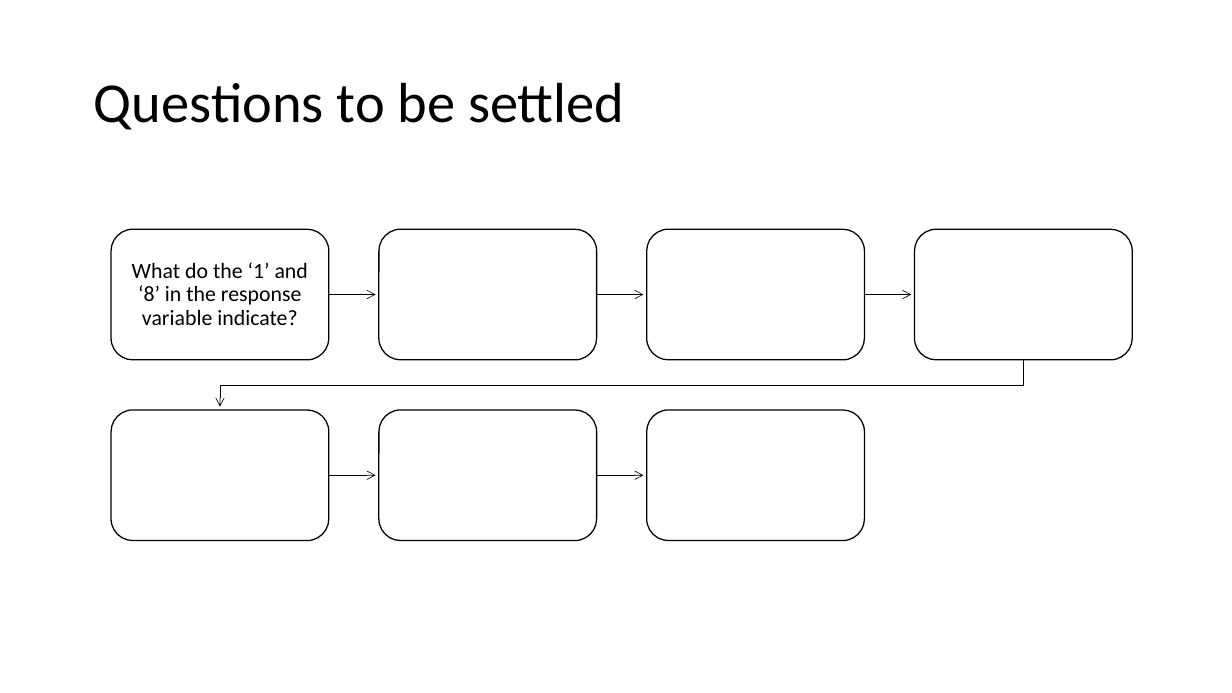
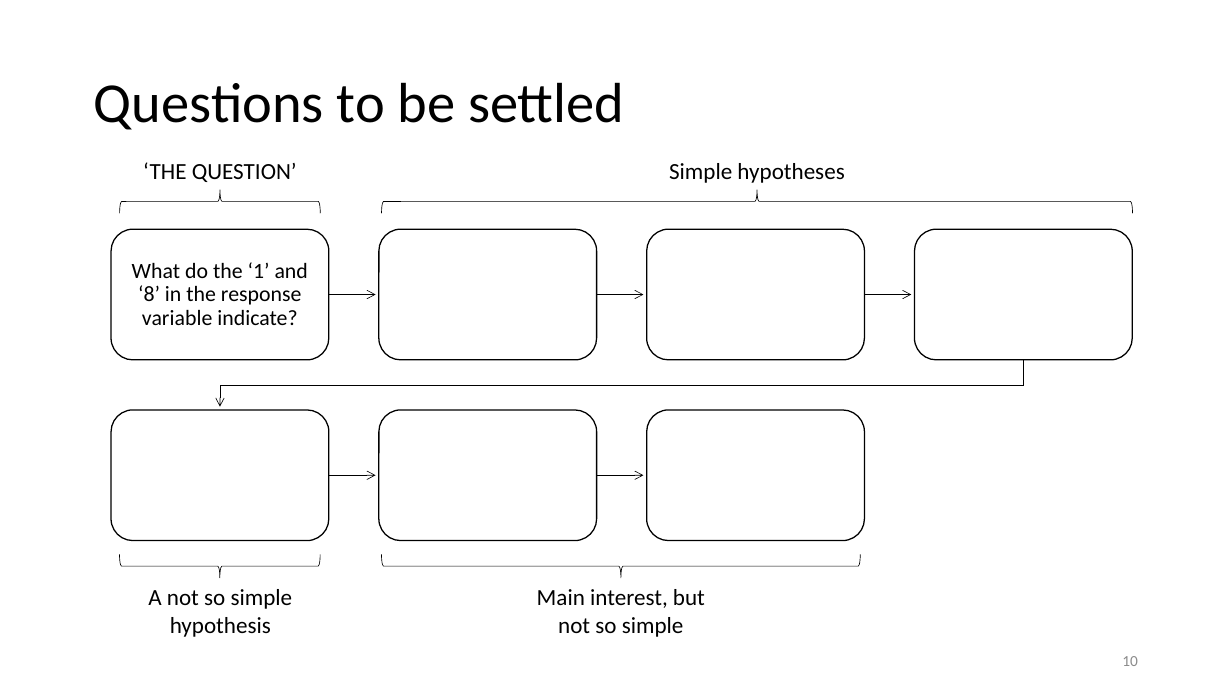
Before and after one commit to m2ng/hangseng-case, a slide deck: slide 10 of slides/hangseng_interview.pptx (slide 9 before the commit). Drawn at 1232x693 pixels with LibreOffice and Linux fonts; fonts in the diff are those of the drawing. Boxes give left, top, right and bottom in pixels: in the first picture for what was removed or moved away, otherwise in the second. Text is boxed around its words. In the diff, an @@ line names an element or a change of style, - is before the commit and + after.

```diff
--- a/slides/hangseng_interview.pptx
+++ b/slides/hangseng_interview.pptx
@@ text added at <box>143,162,297,182</box>, 18 pt, text #000000 @@
+‘THE QUESTION’
@@ text added at <box>669,163,844,183</box>, 18 pt, text #000000 @@
+Simple hypotheses
@@ left brace added at <box>120,189,320,213</box>, outline #000000 0.5 pt @@
@@ left brace added at <box>381,190,1133,214</box>, outline #000000 0.5 pt @@
@@ left brace added at <box>120,554,320,578</box>, outline #000000 0.5 pt @@
@@ left brace added at <box>382,555,860,579</box>, outline #000000 0.5 pt @@
@@ text added at <box>148,589,293,637</box>, 18 pt, text #000000 @@
+A not so simple hypothesis
@@ text added at <box>537,589,705,637</box>, 18 pt, text #000000 @@
+Main interest, but not so simple
@@ page number added at <box>1122,656,1138,666</box>, 12 pt, text #8C8C8C @@
+10
```
Also in this commit, not shown: 22 other slides changed, 22 slides added.
